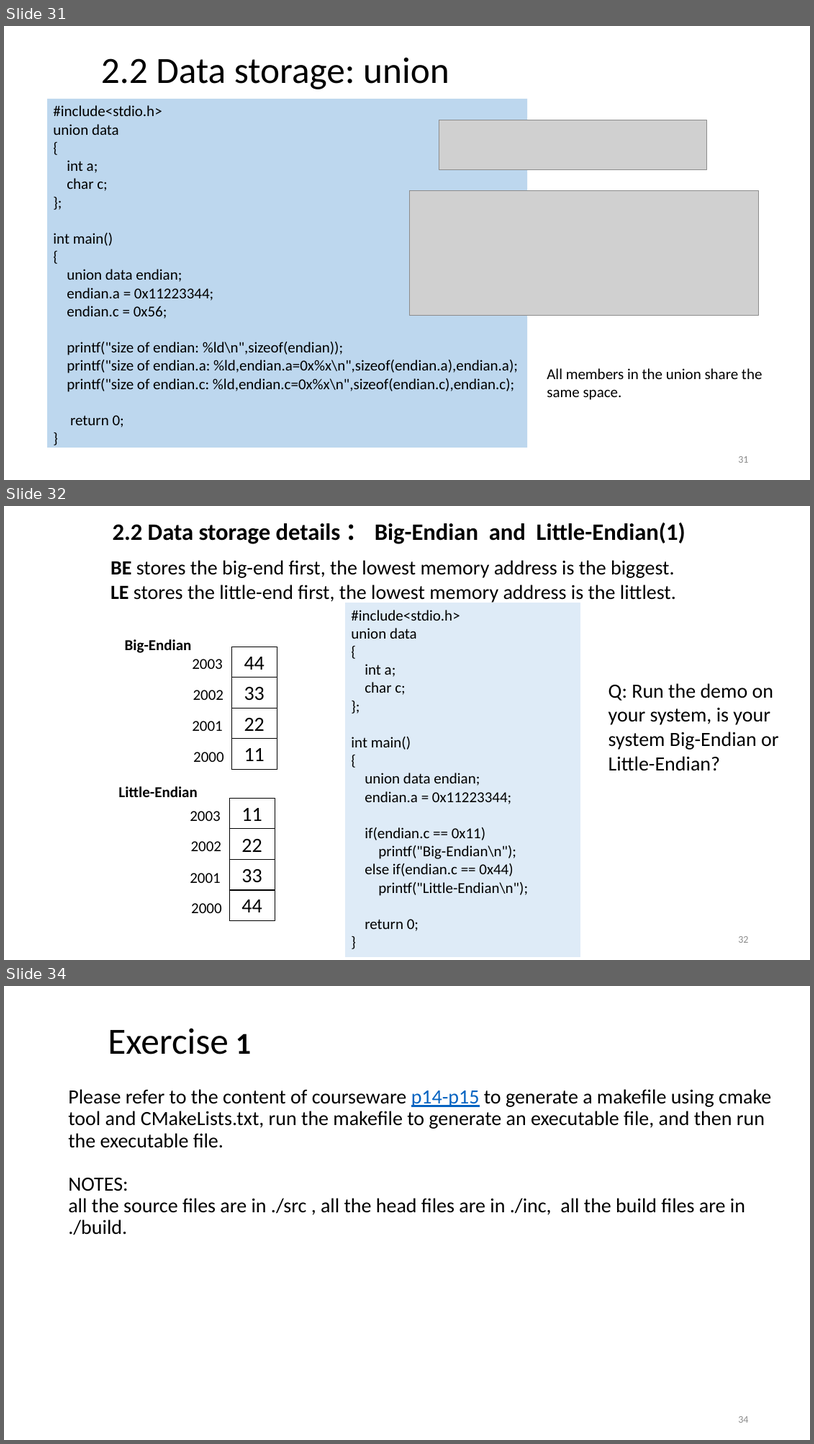
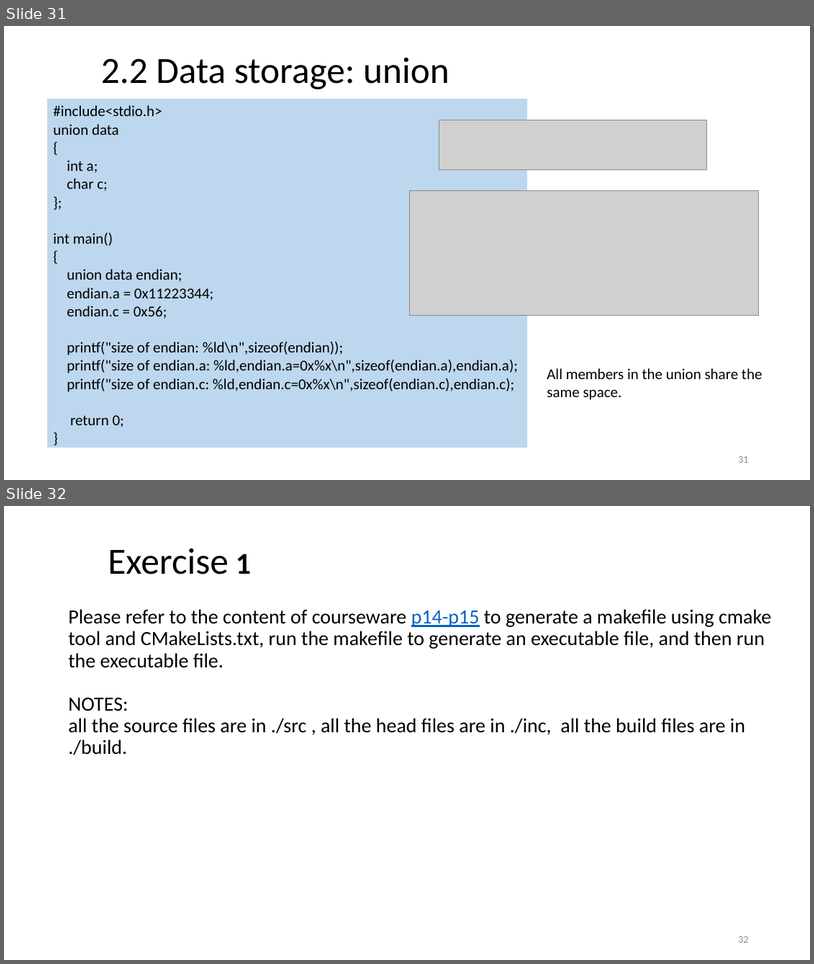
Before and after one commit to ShiqiYu/CPP, a slide deck: week04/Lab04.pptx. Shown one above the other, each under a label of ours: slides 31, 32 and 34 before the commit, slides 31 and 32 after it; the slides between them are not shown. The pictures are 814x1444 and 814x964 pixels, drawn with LibreOffice and Linux fonts; fonts in the diff are those of the drawing; grey boxes stand for pictures; background and template pictures are left out. Boxes give left, top, right and bottom in pixels: in the first picture for what was removed or moved away, otherwise in the second. Text is boxed around its words. In the diff, an @@ line names an element or a change of style, - is before the commit and + after.

```diff
--- a/week04/Lab04.pptx
+++ b/week04/Lab04.pptx
@@ slide 32 removed at (4,506,810,960), background #FFFFFF @@
@@ text removed at (113,523,686,544) @@
-2.2 Data storage details ： Big-Endian and Little-Endian(1)
@@ text removed at (111,560,676,602) @@
-BE stores the big-end first, the lowest memory address is the biggest.
-LE stores the little-end first, the lowest memory address is the littlest.
@@ rectangle removed at (345,602,581,957) @@
-#include<stdio.h>
-union data
-{
-int a;
-char c;
-};
-int main()
-{
-union data endian;
-endian.a = 0x11223344;
-if(endian.c == 0x11)
-printf("Big-Endian\n");
-else if(endian.c == 0x44)
-printf("Little-Endian\n");
-return 0;
-}
@@ group removed at (125,639,278,769): 5 texts, 4 rectangles @@
-44
-33
-22
-11
-2003
-2002
-2001
-2000
-Big-Endian
@@ text removed at (609,683,779,771) @@
-Q: Run the demo on your system, is your system Big-Endian or Little-Endian?
@@ group removed at (118,786,275,920): 5 texts, 4 rectangles @@
-11
-22
-33
-44
-2003
-2002
-2001
-2000
-Little-Endian
@@ page number removed at (738,936,748,942) @@
-32
@@ what was slide 34 is now slide 32 @@
@@ page number at (738,936,748,942): text changed @@
-34
+32
```
Also in this commit, not shown: 3 slides changed, 1 slide added, 2 other slides removed, 1 other file.
